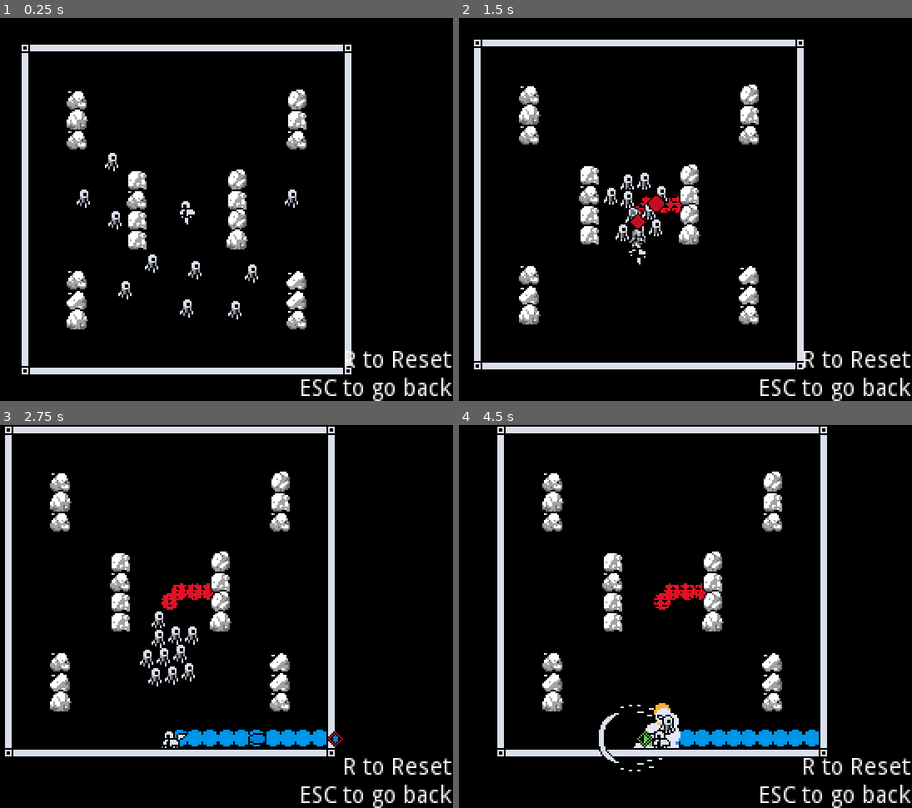
Above: before the commit, frames 1-4 (two rows, left to right).
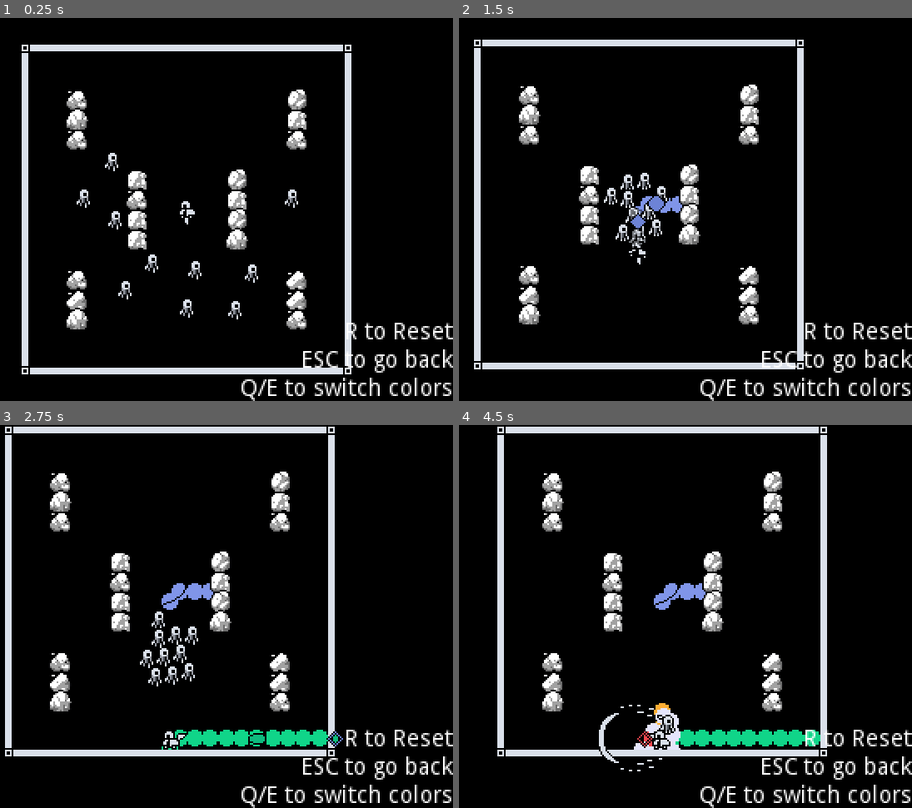
Above: after the commit, the same moments.

Repository: Hairic95/godot-top-down-shooter-template
Game: Godot game, scene res://src/level/Level_001_Tutorial.tscn
The game is run twice, just before and just after one commit, with the same random seed, the same clock (stepped at 60 frames per second) and the same inputs. The project has no main scene, so this scene is started directly.
Inputs:
- Up to frame 1 (0.25 s): no input
- Up to frame 2 (1.5 s): tap Enter (ui_accept) at 0.5, 0.77 s; hold Right (ui_right) 0.53-1.28 s; tap Q (prev) at 0.6 s; hold Down (ui_down) from 1.28 s (still down); tap Space (dash) at 1.35 s
- Up to frame 3 (2.75 s): tap Enter (ui_accept) at 1.52 s; tap Q (prev) at 1.55, 2.3 s; release Down (ui_down) at 2.03 s; hold Right (ui_right) from 2.03 s (still down); tap E (next) at 2.1 s
- Up to frame 4 (4.5 s): release Right (ui_right) at 2.78 s; hold Up (ui_up) 2.78-3.53 s; tap Q (prev) at 2.85, 3.8, 4.35 s; tap Enter (ui_accept) at 3.02, 3.77 s; hold Shift 3.53-4.28 s; hold Left (ui_left) from 3.53 s (still down)

The runs differ from the first frame. In frame 1, 2.3% of the frame differs, in the area x 53-100%, y 79-100%; in frame 2, 2.6%; in frame 3, 3.9%, in the area x 35-100%, y 41-100%; in frame 4, 3.9%.

Commit message:
fixes

Diff:
--- a/src/entities/player/PaintPlayer.gd
+++ b/src/entities/player/PaintPlayer.gd
@@ -11,10 +11,10 @@
 var color_index = 0
 var available_paint_colors = [
 	Color("#2967d1"),
-	Color("#63c74d"),
+	Color("#f3474d"),
 	Color("#feae34"),
-	Color("#0095e9"),
-	Color("#e31024")
+	Color("#10d589"),
+	Color("#8095e9")
 ]
 
 func _ready():
@@ -33,7 +33,7 @@
 		if color_index == available_paint_colors.size():
 			color_index = 0
 		paint_color = available_paint_colors[color_index]
-	elif Input.is_action_just_pressed("prev"):
+	if Input.is_action_just_pressed("prev"):
 		color_index -= 1
 		if color_index < 0:
 			color_index = available_paint_colors.size() - 1
--- a/src/scenes/PaintBattleScene.tscn
+++ b/src/scenes/PaintBattleScene.tscn
@@ -2,7 +2,7 @@
 
 [ext_resource path="res://src/scenes/PaintBattleScene.gd" type="Script" id=1]
 [ext_resource path="res://assets/shaders/dithering shader.tres" type="Material" id=2]
-[ext_resource path="res://assets/textures/battle/arena_mask.png" type="Texture" id=3]
+[ext_resource path="res://assets/textures/battle/arena_mask2.png" type="Texture" id=3]
 [ext_resource path="res://assets/textures/battle/arena.png" type="Texture" id=4]
 [ext_resource path="res://assets/textures/battle/arena_paint_base.png" type="Texture" id=5]
 
@@ -48,12 +48,13 @@
 [node name="CanvasLayer" type="CanvasLayer" parent="."]
 
 [node name="Label" type="Label" parent="CanvasLayer"]
-margin_left = 228.0
-margin_top = 199.0
-margin_right = 319.0
+margin_left = 192.0
+margin_top = 182.0
+margin_right = 320.0
 margin_bottom = 230.0
 text = "R to Reset
-ESC to go back"
+ESC to go back
+Q/E to switch colors"
 align = 2
 __meta__ = {
 "_edit_use_anchors_": false
